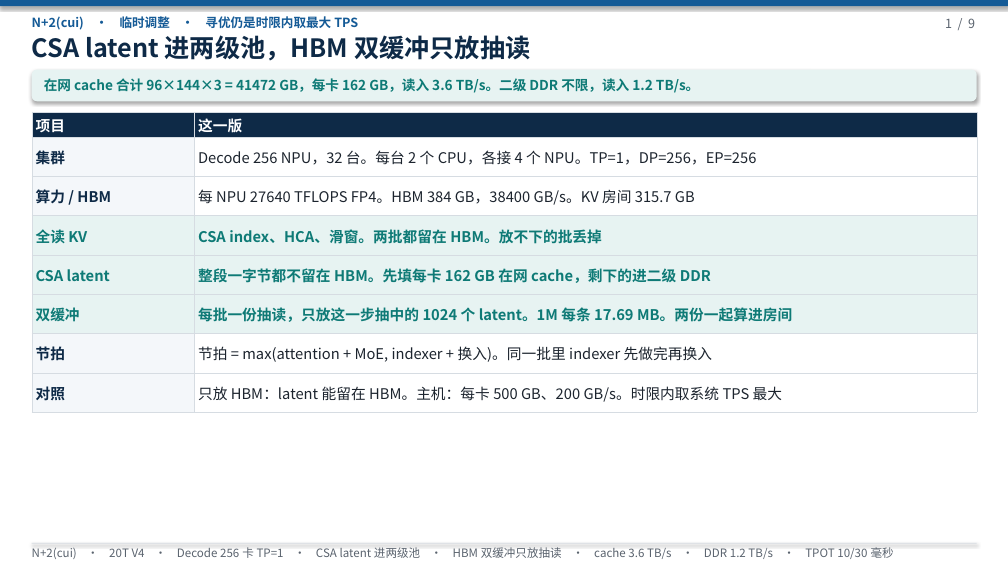
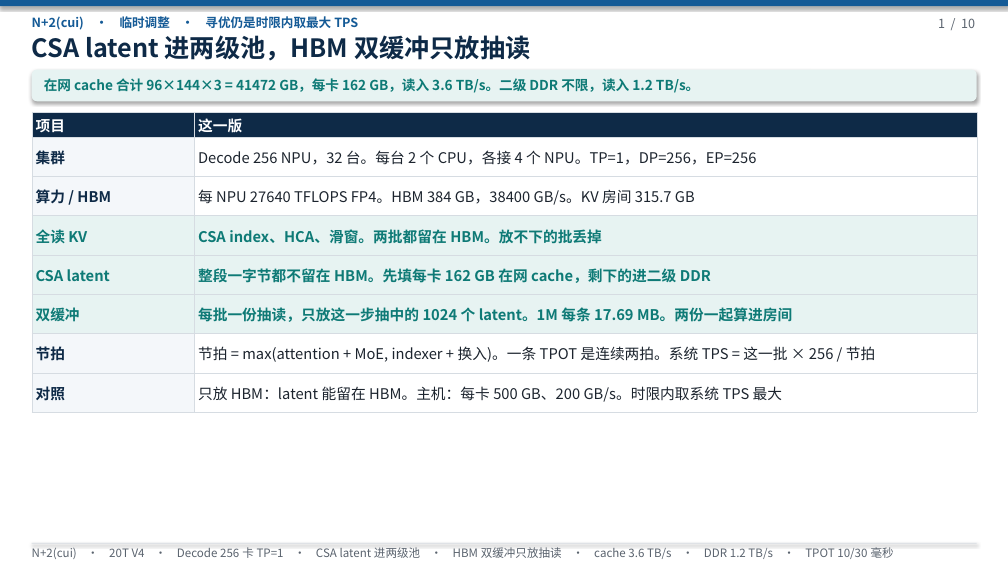
Before and after one commit to 69515164-rgb/UCL-MPComm, a slide deck: slide 1 of docs/N+2(cui)-20T-V4-两级池放CSA LATENT HBM DB抽读-590A.pptx. Drawn at 1008x567 pixels with LibreOffice and Linux fonts; fonts in the diff are those of the drawing. Boxes give left, top, right and bottom in pixels: in the first picture for what was removed or moved away, otherwise in the second. Text is boxed around its words. In the diff, an @@ line names an element or a change of style, - is before the commit and + after.

```diff
--- a/docs/N+2(cui)-20T-V4-两级池放CSA LATENT HBM DB抽读-590A.pptx
+++ b/docs/N+2(cui)-20T-V4-两级池放CSA LATENT HBM DB抽读-590A.pptx
@@ text at <box>938,18,975,28</box>: text changed @@
-1 / 9
+1 / 10
@@ table at <box>32,112,977,411</box> @@
-row 7, column 2: 节拍 = max(attention + MoE, indexer + 换入)。同一批里 indexer 先做完再换入
+row 7, column 2: 节拍 = max(attention + MoE, indexer + 换入)。一条 TPOT 是连续两拍。系统 TPS = 这一批 × 256 / 节拍
```
Also in this commit, not shown: 8 other slides changed, 1 slide added, 1 other file.
